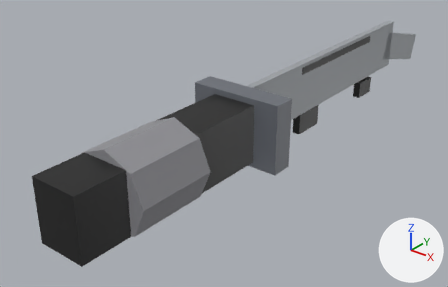
The glTF model assets/generated/items/knife_w2.glb as it was, and as the next commit left it.
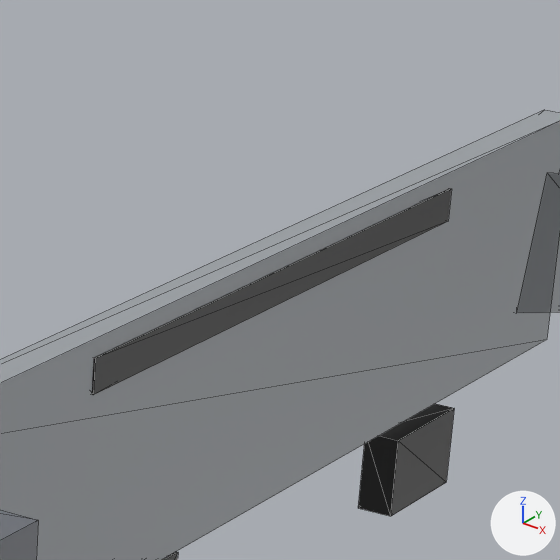
Each version is shown whole from a 50 mm lens placed at (0.17, -0.168, 0.126), pointed at (-0.024, 0.073, -0.024), then close up on the part from 64% to 87% of the width and 0% to 37% of the height. Arrows for +X, +Y and +Z are at lower right; the lights stay in place. The last two pictures show the newer version. The close-ups show mesh edges as thin lines. Vertices at exactly the same position are counted once.

The first close-up shows 'knife_w2'.
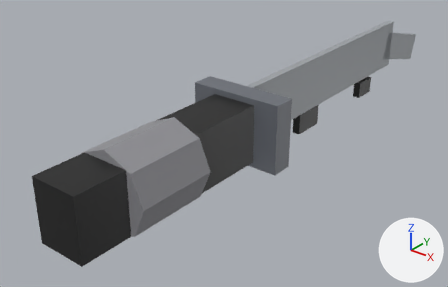
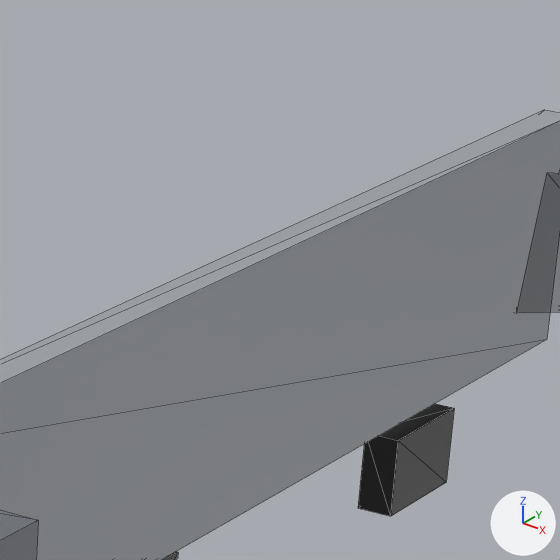
The change, as JSON lines over the scene's bpy script:
```json
{"block": "me_knife_w2", "where": "me_knife_w2.from_pydata(...)  # 72 vertices, 112 faces; spans x -0.025..0.025, y -0.055..0.266, z -0.024..0.02"}
{"block": "me_knife_w2", "where": "# used by ob_knife_w2; location = (0.0, 0.0, 0.0)"}
{"block": "me_knife_w2", "change": "me_knife_w2 part 1: the loose piece of 8 vertices spanning x -0.002..0.002, y 0.11..0.19, z 0.012..0.016 is deleted"}
```

Changed parts and their boxes (x1, y1, x2, y2) in the close-ups (560 x 560 px):
```json
{"part": 1, "of": "me_knife_w2", "change": "deleted", "before": [92, 188, 451, 395]}
```
